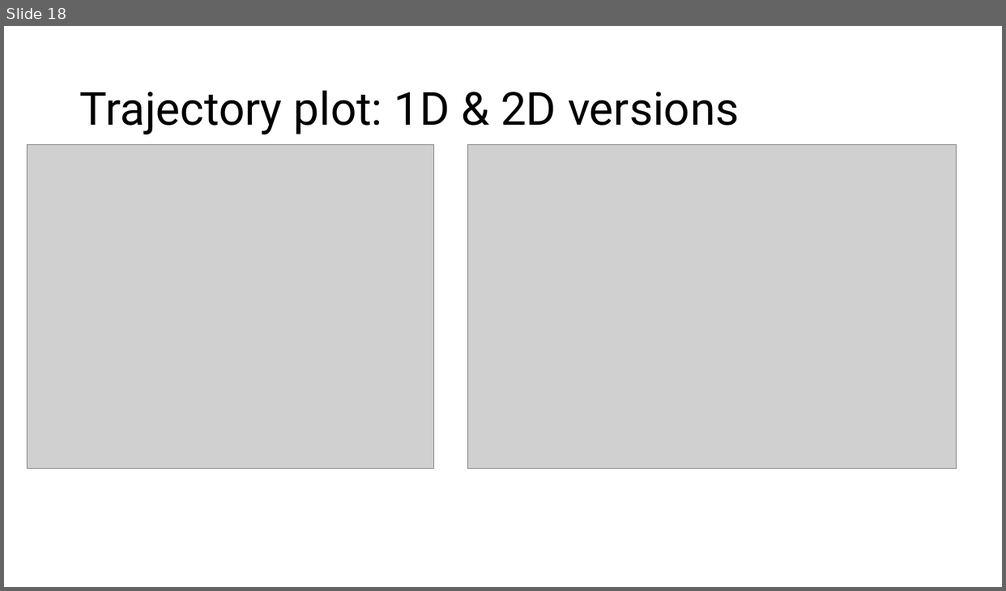
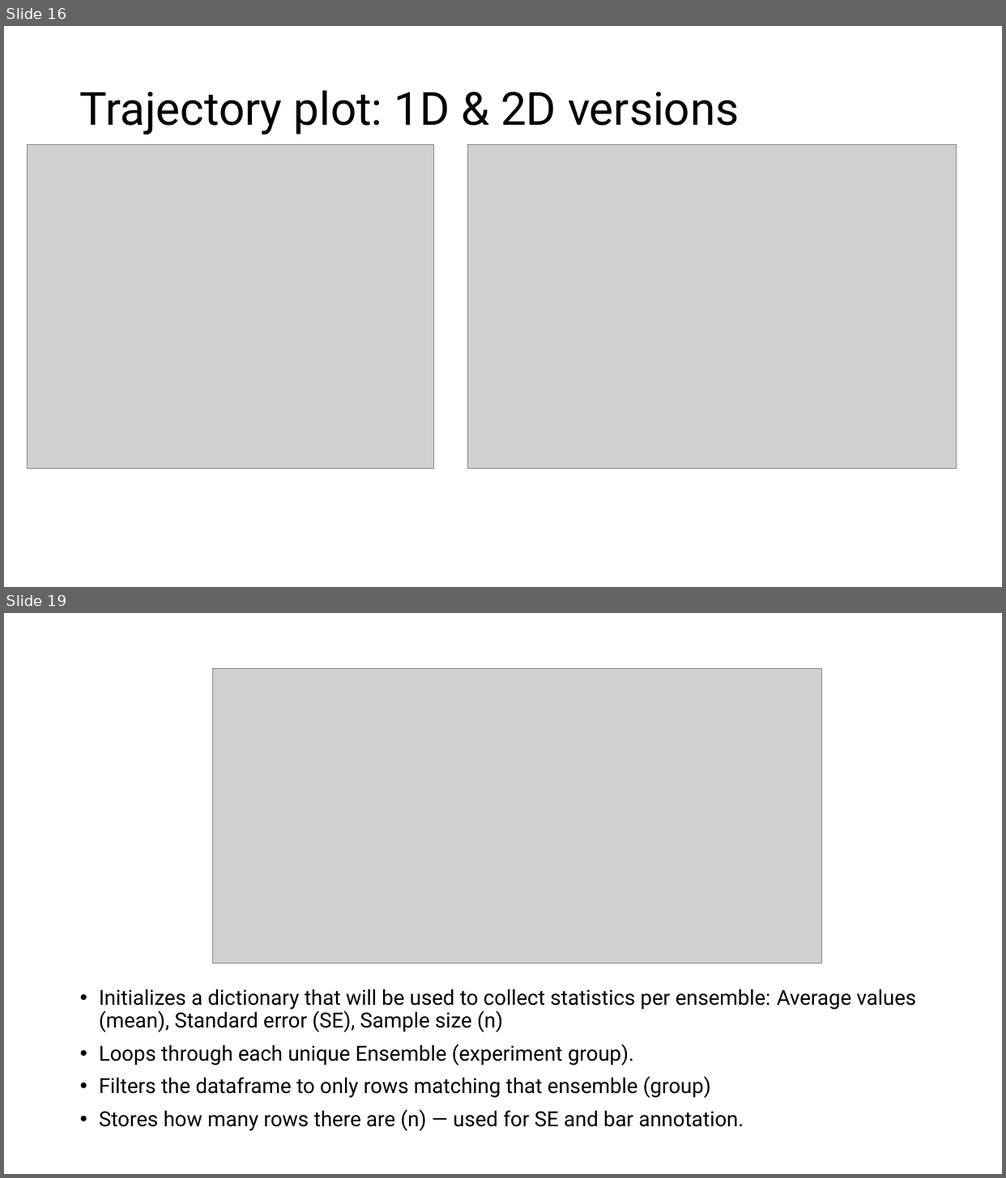
Before and after one commit to ChuehSY/FinalProject_ComSkillNeuro, a slide deck: Final presentation.pptx. Shown one above the other, each under a label of ours: slide 18 before the commit, slides 16 and 19 after it; the slides between them are not shown. The pictures are 1006x591 and 1006x1178 pixels, drawn with LibreOffice and Linux fonts; fonts in the diff are those of the drawing; grey boxes stand for pictures. Boxes give left, top, right and bottom in pixels: in the first picture for what was removed or moved away, otherwise in the second. Text is boxed around its words. In the diff, an @@ line names an element or a change of style, - is before the commit and + after.

```diff
--- a/Final presentation.pptx
+++ b/Final presentation.pptx
@@ slide 19 added at [4, 613, 1002, 1174], background #FFFFFF @@
@@ picture added at [213, 668, 822, 964] @@
@@ text added at [99, 989, 917, 1131], 20 pt, text #000000 @@
+• Initializes a dictionary that will be used to collect statistics per ensemble: Average values (mean), Standard error (SE), Sample size (n)
+• Loops through each unique Ensemble (experiment group).
+• Filters the dataframe to only rows matching that ensemble (group)
+• Stores how many rows there are (n) — used for SE and bar annotation.
@@ what was slide 18 is now slide 16 @@
```
Also in this commit, not shown: 1 slide changed, 4 other slides added, 7 slides removed.
